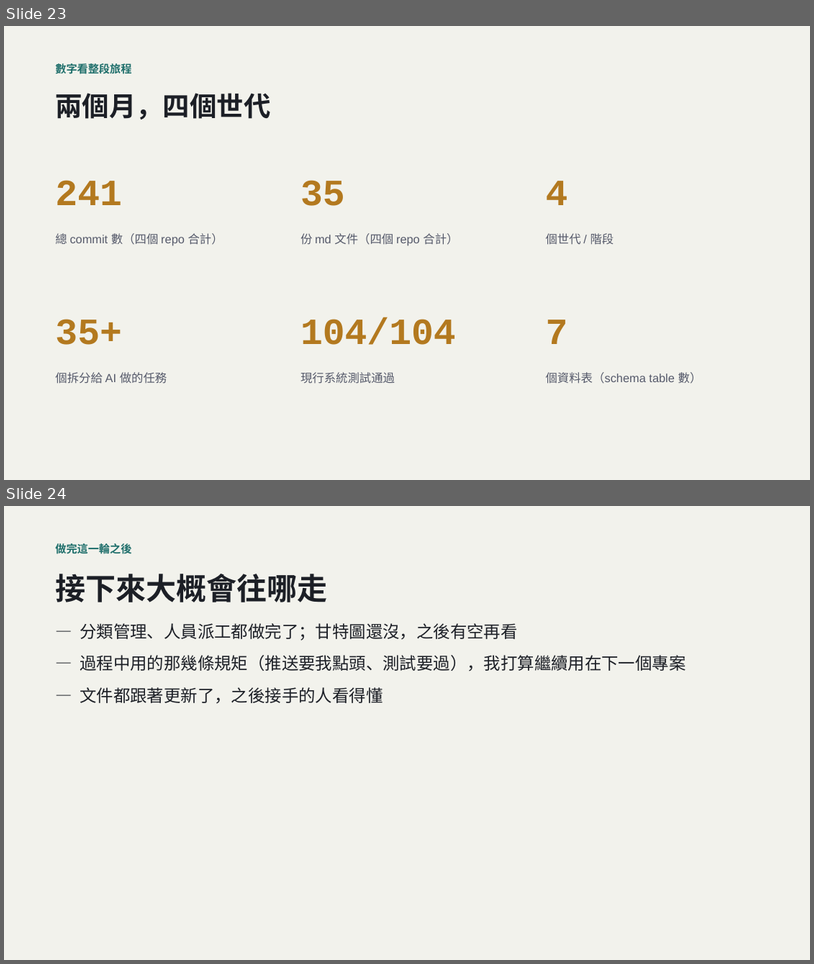
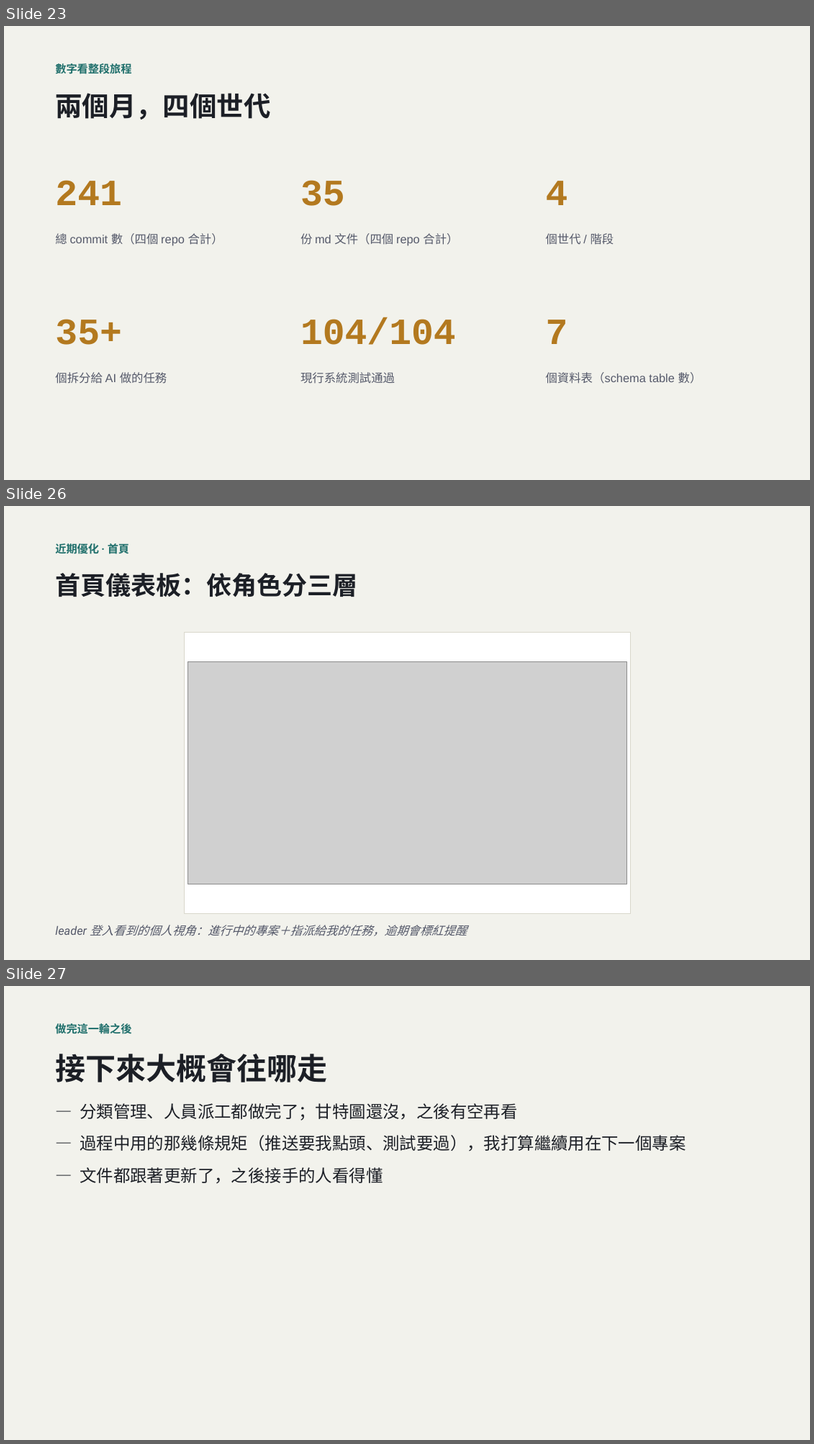
Before and after one commit to LinGaOscar/Spring-MissionBoard, a slide deck: docs/從HTML到SaaS_AI開發技巧回顧.pptx. Shown one above the other, each under a label of ours: slides 23 and 24 before the commit, slides 23, 26 and 27 after it; the slides between them are not shown. The pictures are 814x964 and 814x1444 pixels, drawn with LibreOffice and Linux fonts; fonts in the diff are those of the drawing; grey boxes stand for pictures. Boxes give left, top, right and bottom in pixels: in the first picture for what was removed or moved away, otherwise in the second. Text is boxed around its words. In the diff, an @@ line names an element or a change of style, - is before the commit and + after.

Commit message:
docs: 簡報補上「近期優化」三頁——導覽重構與首頁儀表板
插在「數字看整段旅程」與「做完這一輪之後」中間：文字說明頁＋側邊欄導覽/WBS新增大項雙圖頁＋首頁儀表板單圖頁，樣式沿用既有頁面。

```diff
--- a/docs/從HTML到SaaS_AI開發技巧回顧.pptx
+++ b/docs/從HTML到SaaS_AI開發技巧回顧.pptx
@@ slide 26 added at (4,506,810,960), background #F2F2EC @@
@@ text added at (55,542,129,556), 13 pt, text #1F6F6B, bold @@
+近期優化 · 首頁
@@ text added at (55,573,358,597), 30 pt, text #1C1F26, bold @@
+首頁儀表板：依角色分三層
@@ rectangle added at (185,633,630,914), fill #FFFFFF, outline #D9D7CB 1 pt @@
@@ picture added at (188,662,627,885) @@
@@ text added at (55,925,467,937), 14 pt, text #55596A, italic @@
+leader 登入看到的個人視角：進行中的專案＋指派給我的任務，逾期會標紅提醒
@@ what was slide 24 is now slide 27 @@
```
Also in this commit, not shown: 2 slides changed, 2 other slides added.
